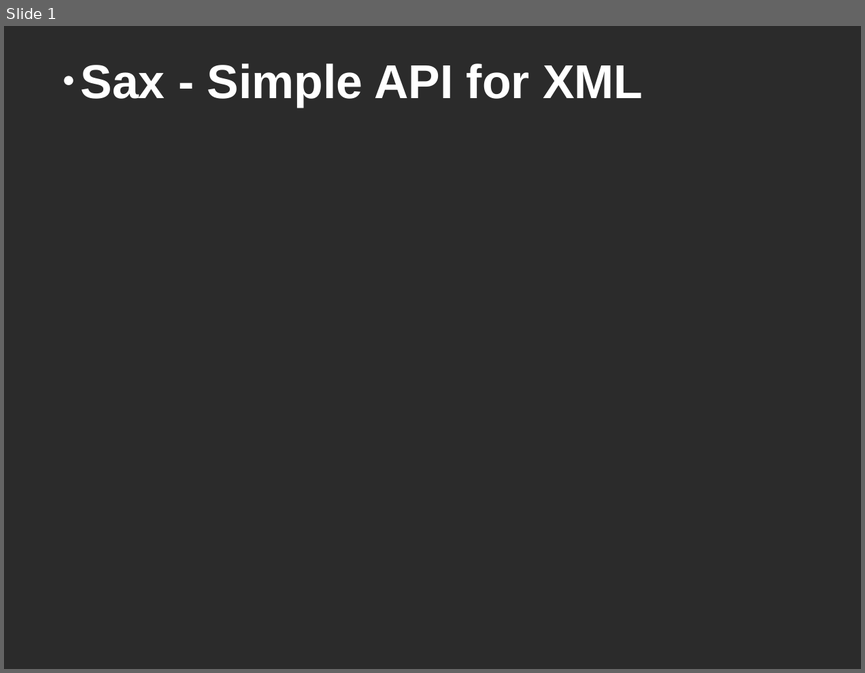
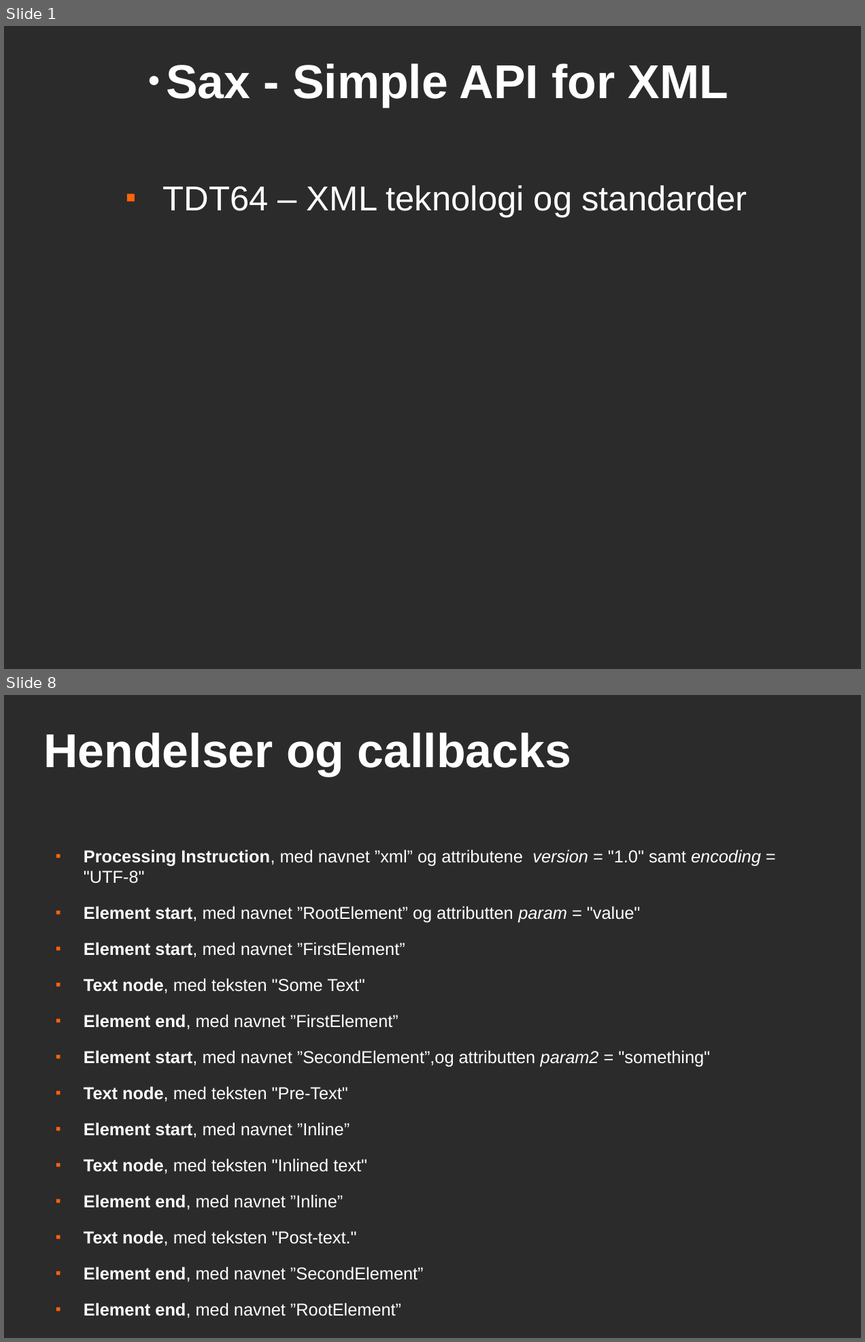
Before and after one commit to andrerav/xqft-parser, a slide deck: doc/sax.odp. Shown one above the other, each under a label of ours: slide 1 before the commit, slides 1 and 8 after it; the slides between them are not shown. The pictures are 865x673 and 865x1342 pixels, drawn with LibreOffice and Linux fonts; fonts in the diff are those of the drawing; background and template pictures are left out; a plain dark background stands for a picture behind light text. Boxes give left, top, right and bottom in pixels: in the first picture for what was removed or moved away, otherwise in the second. Text is boxed around its words. In the diff, an @@ line names an element or a change of style, - is before the commit and + after.

```diff
--- a/doc/sax.odp
+++ b/doc/sax.odp
@@ slide 8 added at [4, 695, 861, 1338], background picture (left out) @@
@@ title added at [44, 732, 571, 777], 44 pt, text #FFFFFF, bold @@
+Hendelser og callbacks
@@ text added at [84, 849, 761, 1318], 16 pt, text #FFFFFF @@
+■ Processing Instruction, med navnet ”xml” og attributene version = "1.0" samt encoding = "UTF-8"
+■ Element start, med navnet ”RootElement” og attributten param = "value"
+■ Element start, med navnet ”FirstElement”
+■ Text node, med teksten "Some Text"
+■ Element end, med navnet ”FirstElement”
+■ Element start, med navnet ”SecondElement”,og attributten param2 = "something"
+■ Text node, med teksten "Pre-Text"
+■ Element start, med navnet ”Inline”
+■ Text node, med teksten "Inlined text"
+■ Element end, med navnet ”Inline”
+■ Text node, med teksten "Post-text."
+■ Element end, med navnet ”SecondElement”
+■ Element end, med navnet ”RootElement”
@@ slide 1 changed as well @@
@@ title "Sax - Simple API for ..." at [166, 63, 728, 108]: alignment left to centre @@
@@ text added at [162, 185, 747, 218], 32 pt, text #FFFFFF @@
+■ TDT64 – XML teknologi og standarder
```
Also in this commit, not shown: 11 other slides added, 1 slide removed.
